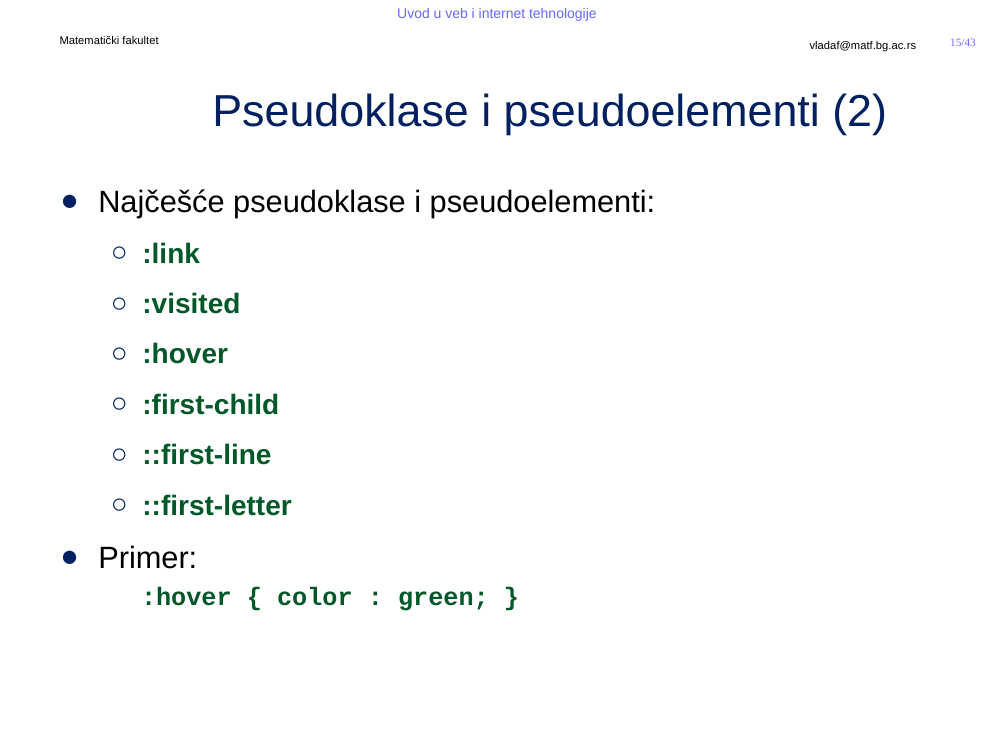
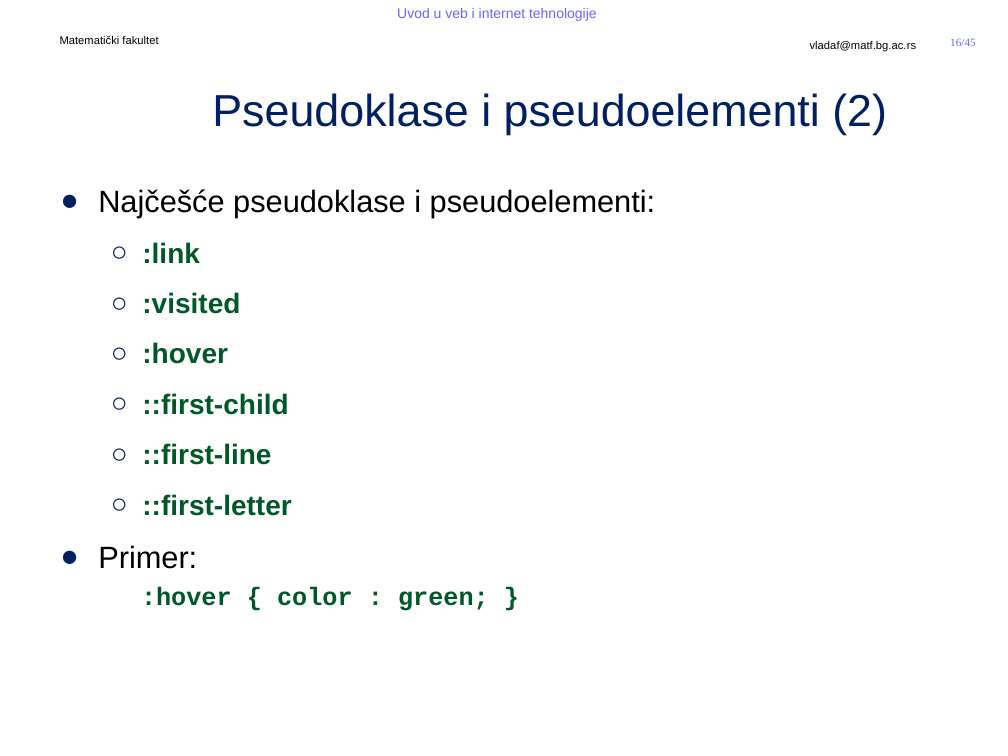
Before and after one commit to MatfUVIT/info, a slide deck: slide 16 of predavanja/prezentacije/UVIT04-01-Stilovi-CSS.pptx (slide 15 before the commit). Drawn at 1008x756 pixels with LibreOffice and Linux fonts; fonts in the diff are those of the drawing; background and template pictures are left out. Boxes give left, top, right and bottom in pixels: in the first picture for what was removed or moved away, otherwise in the second. Text is boxed around its words. In the diff, an @@ line names an element or a change of style, - is before the commit and + after.

```diff
--- a/predavanja/prezentacije/UVIT04-01-Stilovi-CSS.pptx
+++ b/predavanja/prezentacije/UVIT04-01-Stilovi-CSS.pptx
@@ page number at [950,38,976,46]: text changed @@
-15/43
+16/45
@@ text at [142,393,288,415]: text changed @@
-  ○ :first-child
+  ○ ::first-child
```
Also in this commit, not shown: 12 other slides changed, 2 slides added, 48 other files.
